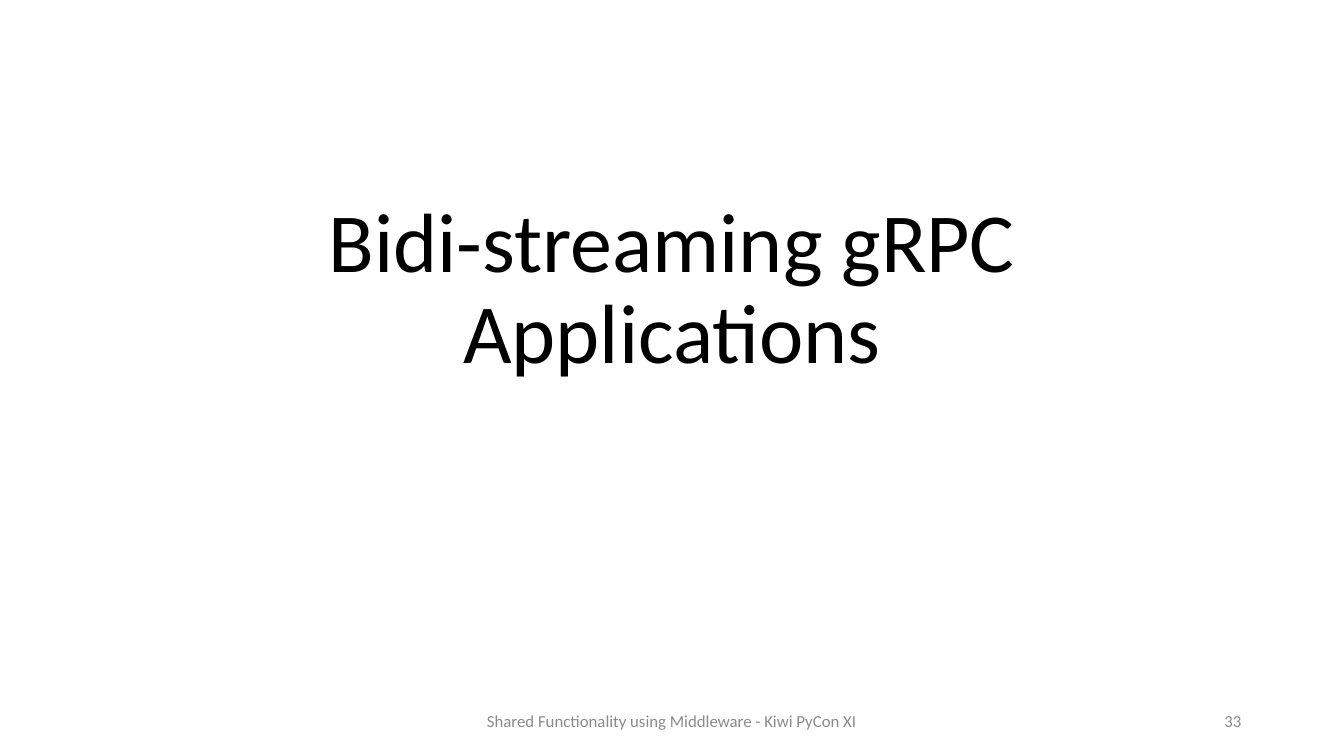
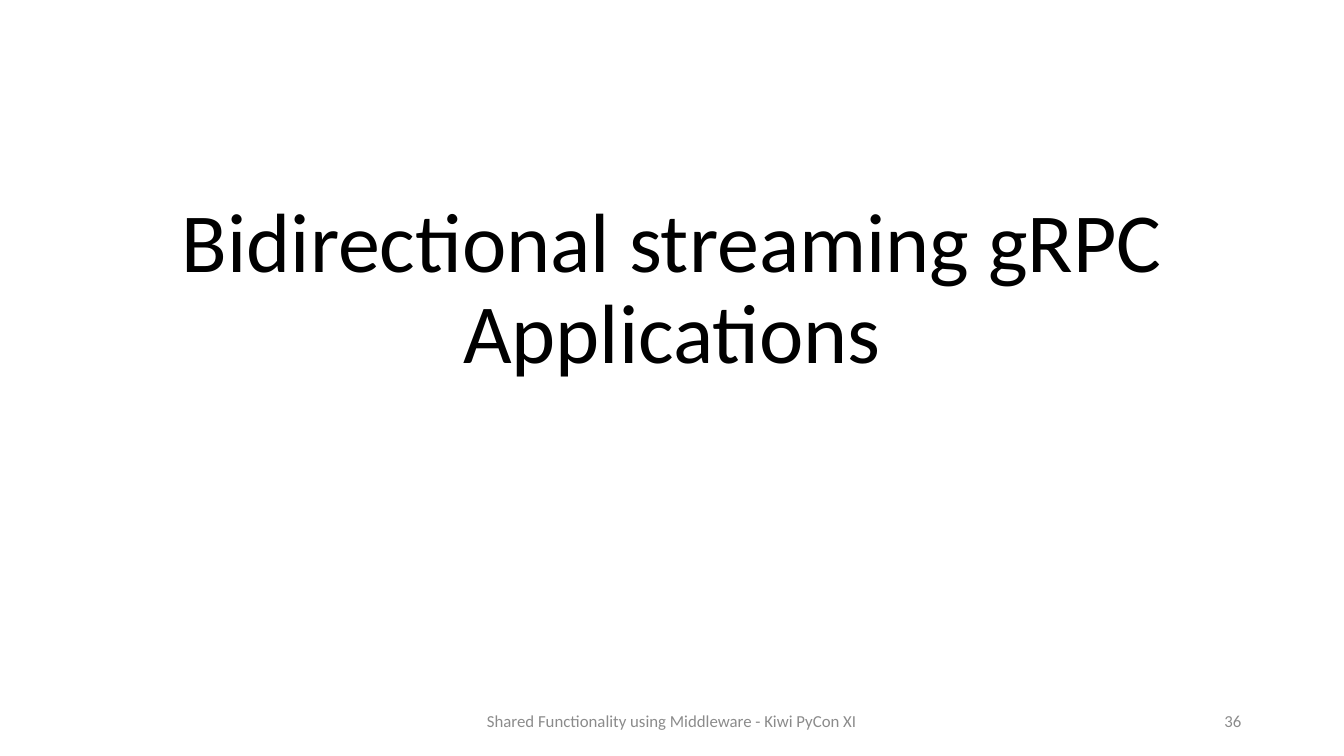
Before and after one commit to prod-python/kiwi-pycon-xi, a slide deck: slide 36 of slides.pptx (slide 33 before the commit). Drawn at 1344x756 pixels with LibreOffice and Linux fonts; fonts in the diff are those of the drawing. Boxes give left, top, right and bottom in pixels: in the first picture for what was removed or moved away, otherwise in the second. Text is boxed around its words. In the diff, an @@ line names an element or a change of style, - is before the commit and + after.

```diff
--- a/slides.pptx
+++ b/slides.pptx
@@ title at (182, 213, 1161, 377): text changed @@
-Bidi-streaming gRPC Applications
+Bidirectional streaming gRPC Applications
@@ page number at (1224, 716, 1241, 727): text changed @@
-33
+36
```
Also in this commit, not shown: 11 other slides changed, 3 slides added, 4 slides removed, 2 other files.
